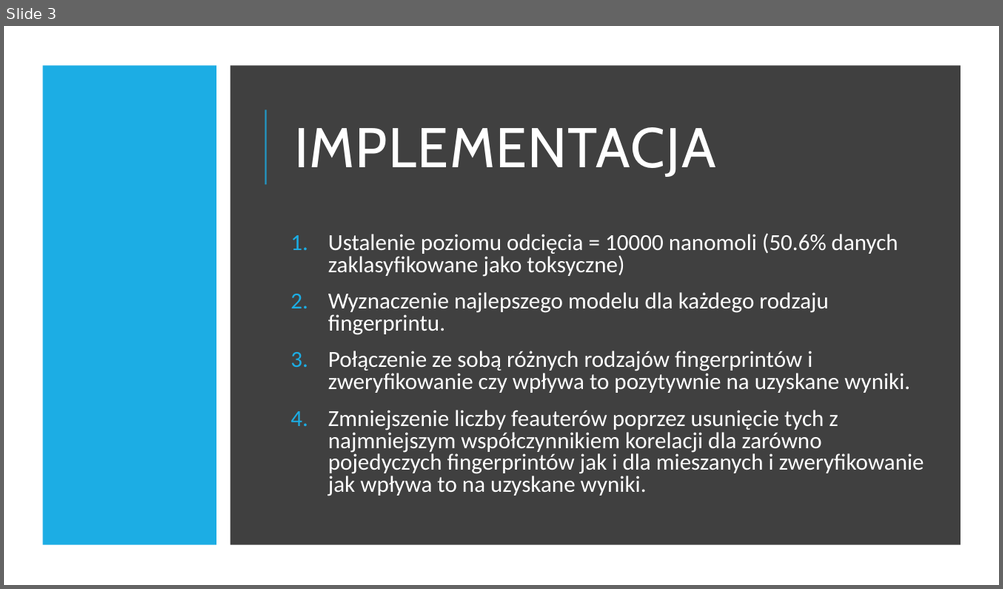
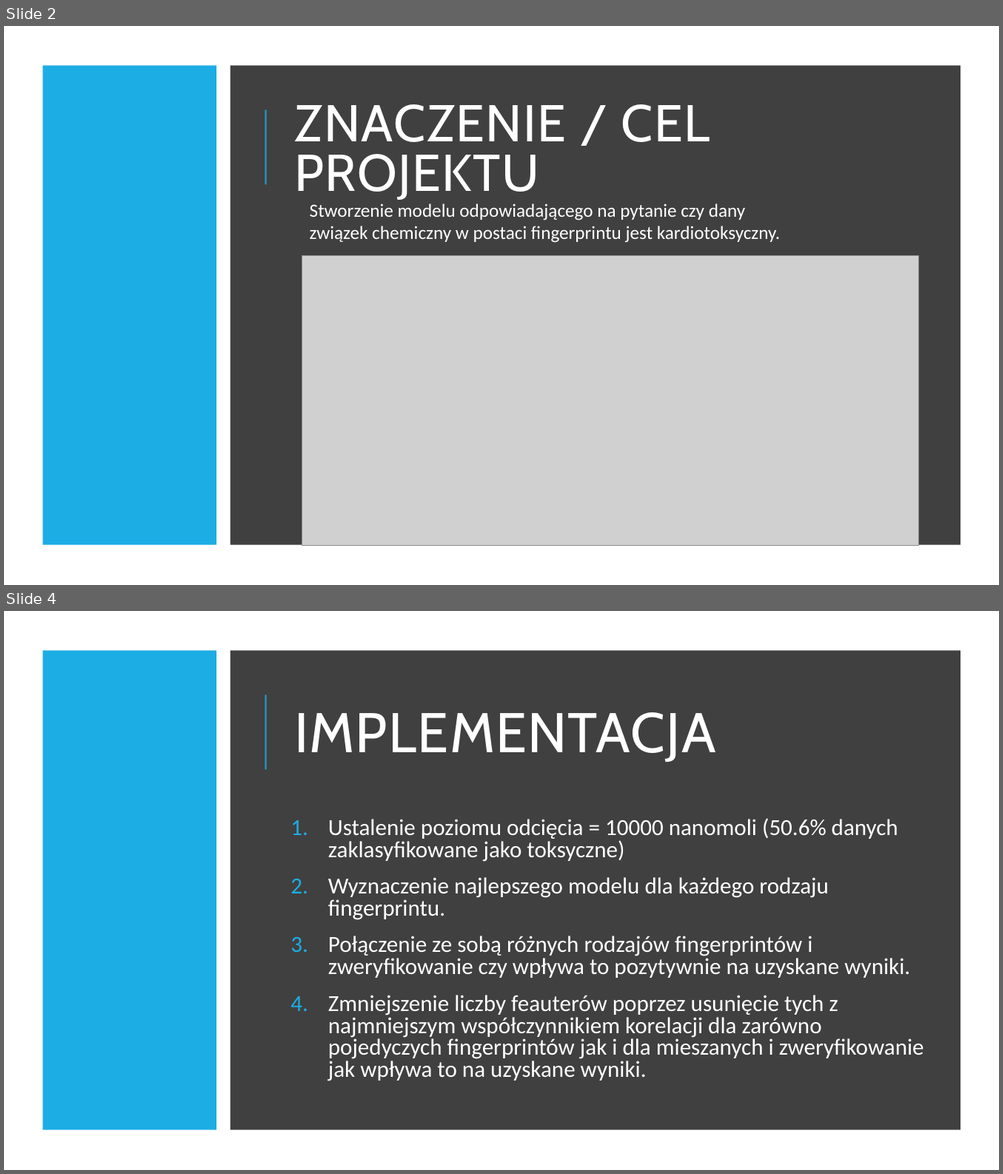
Before and after one commit to tomasz-janik/cardiotoxicity_prediction, a slide deck: presentations/Nauczanie maszynowe w projektowaniu leków[Wyniki].pptx. Shown one above the other, each under a label of ours: slide 3 before the commit, slides 2 and 4 after it; the slides between them are not shown. The pictures are 1003x589 and 1003x1174 pixels, drawn with LibreOffice and Linux fonts; fonts in the diff are those of the drawing; grey boxes stand for pictures. Boxes give left, top, right and bottom in pixels: in the first picture for what was removed or moved away, otherwise in the second. Text is boxed around its words. In the diff, an @@ line names an element or a change of style, - is before the commit and + after.

Commit message:
Updated presentation with images

```diff
--- a/presentations/Nauczanie maszynowe w projektowaniu leków[Wyniki].pptx
+++ b/presentations/Nauczanie maszynowe w projektowaniu leków[Wyniki].pptx
@@ slide 2 added at (4, 26, 999, 585), background #335B74 @@
@@ rectangle added at (4, 26, 999, 585), fill #FFFFFF @@
@@ rectangle added at (42, 65, 216, 545), fill #1CADE4 @@
@@ rectangle added at (230, 65, 961, 545), fill #404040 @@
@@ line added from (266, 185) to (266, 110), #1CADE4 1.5 pt @@
@@ title added at (295, 104, 710, 200), 50 pt, text #FFFFFF @@
+ZNACZENIE / CEL PROJEKTU
@@ text added at (310, 204, 780, 243), 18 pt, text #FFFFFF @@
+Stworzenie modelu odpowiadającego na pytanie czy dany związek chemiczny w postaci fingerprintu jest kardiotoksyczny.
@@ picture added at (302, 256, 919, 546) @@
@@ what was slide 3 is now slide 4 @@
```
Also in this commit, not shown: 1 slide changed.
